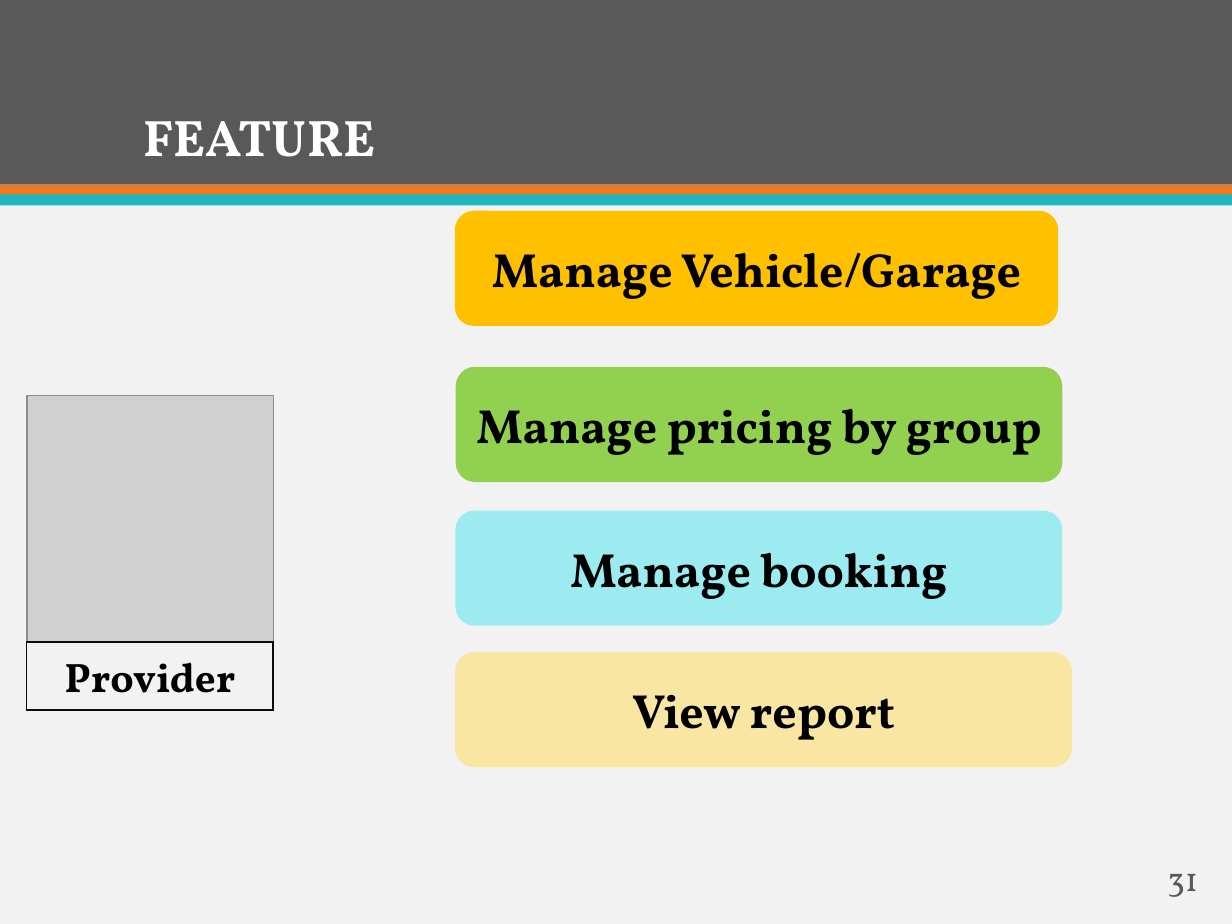
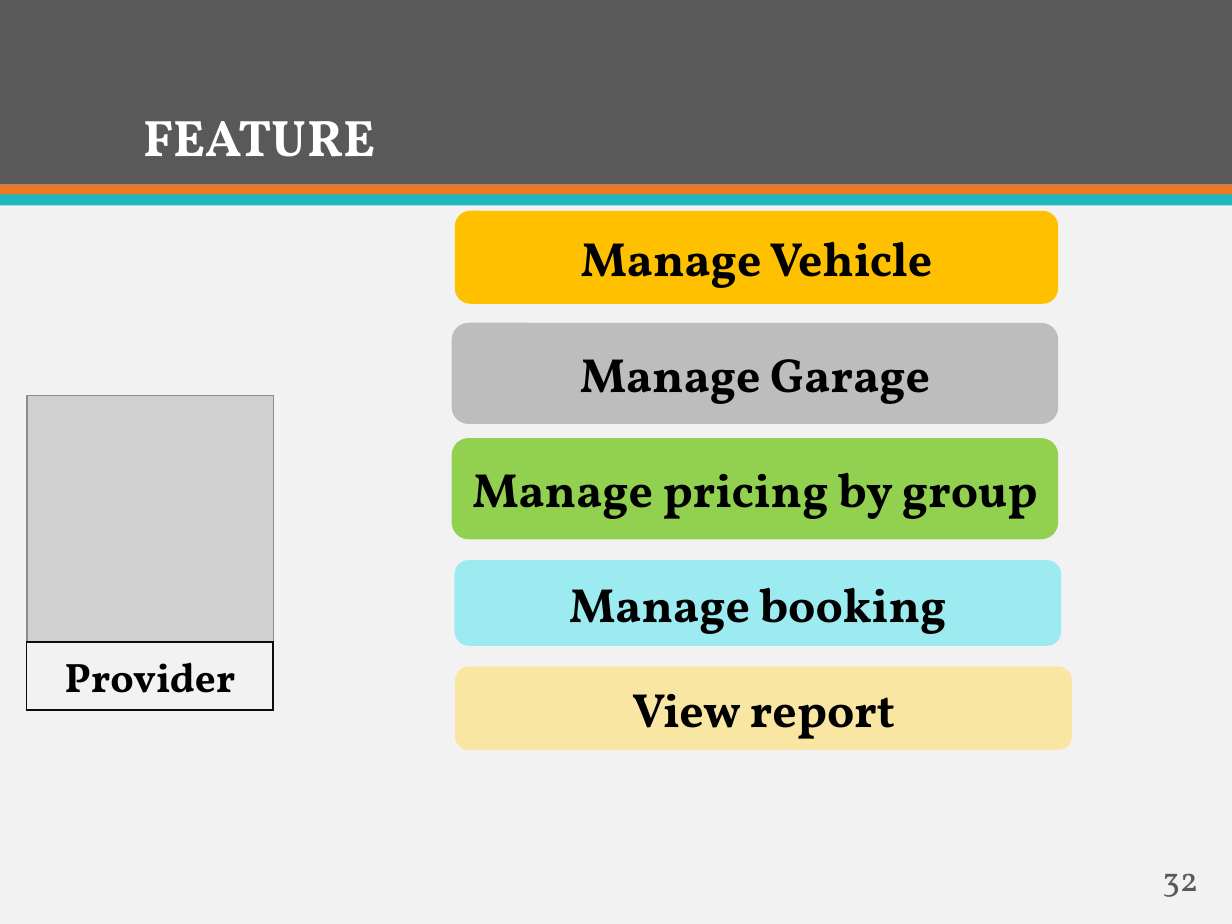
Before and after one commit to firzgard/CarRentalPortal, a slide deck: slide 32 of slide/CAR RENTAL PORTAL-Official.pptx (slide 31 before the commit). Drawn at 1232x924 pixels with LibreOffice and Linux fonts; fonts in the diff are those of the drawing; grey boxes stand for pictures. Boxes give left, top, right and bottom in pixels: in the first picture for what was removed or moved away, otherwise in the second. Text is boxed around its words. In the diff, an @@ line names an element or a change of style, - is before the commit and + after.

```diff
--- a/slide/CAR RENTAL PORTAL-Official.pptx
+++ b/slide/CAR RENTAL PORTAL-Official.pptx
@@ rounded rectangle "Manage Vehicle": place and size @@
-rounded rectangle "Manage Vehicle" at (455,211,1058,326)
+rounded rectangle "Manage Vehicle" at (455,211,1058,303)
@@ text in rounded rectangle at (581,241,933,288): text changed @@
-Manage Vehicle/Garage
+Manage Vehicle
@@ rounded rectangle added at (452,323,1058,424), fill #BDBDBD, 28 pt, text #000000, bold @@
+Manage Garage
@@ rounded rectangle "Manage pricing by group": place and size @@
-rounded rectangle "Manage pricing by group" at (456,367,1062,483)
+rounded rectangle "Manage pricing by group" at (452,439,1058,540)
@@ rounded rectangle "Manage booking": place and size @@
-rounded rectangle "Manage booking" at (456,510,1063,626)
+rounded rectangle "Manage booking" at (455,561,1062,647)
@@ rounded rectangle "View report": place and size @@
-rounded rectangle "View report" at (455,652,1072,768)
+rounded rectangle "View report" at (455,667,1072,750)
@@ page number at (1162,873,1198,897): text changed @@
-31
+32
```
Also in this commit, not shown: 5 other slides changed, 2 slides added, 5 other files.
